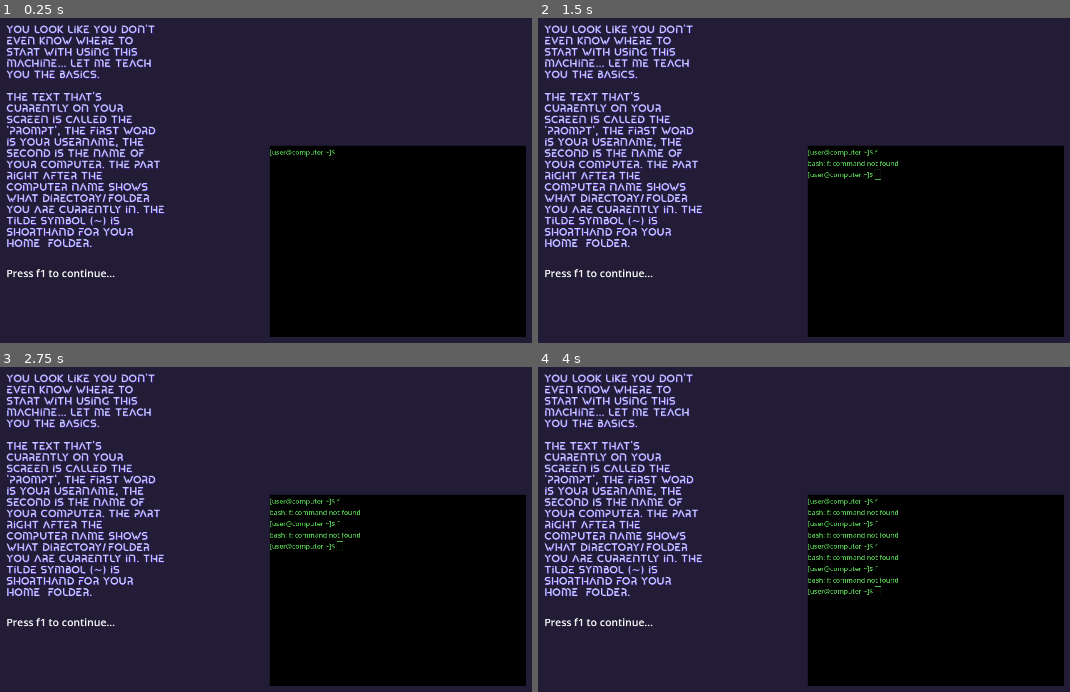
Above: before the commit, frames 1-4 (two rows, left to right).
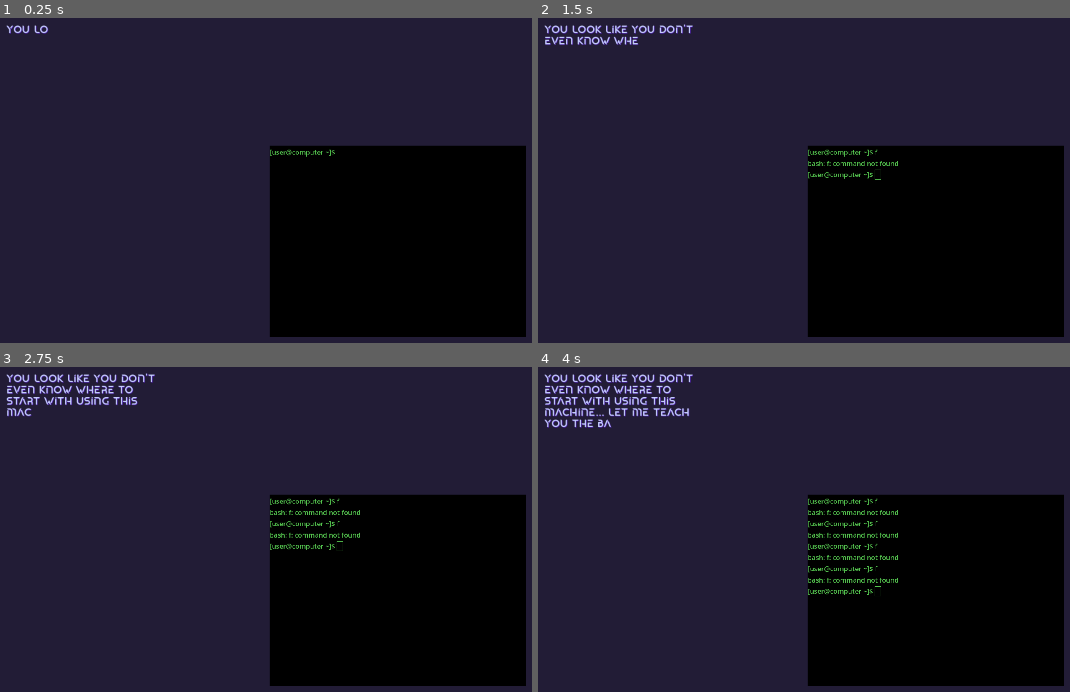
Above: after the commit, the same moments.

Repository: bunnybunnybun/The-Resistance
Game: Godot game, scene res://scenes/LearningTheBasics.tscn
Same seed, same stepped clock (60 frames per second), same inputs: the game is played once before the commit and once after it. This scene is started directly instead of the project's main scene.
Inputs (mouse positions are in pixels of both pictures, inside the frame that each line leads up to):
- Up to frame 1 (0.25 s): no input
- Up to frame 2 (1.5 s): tap F at 0.5, 1.25 s; hold Right 0.53-1.28 s; tap Enter at 0.6, 1.35 s; click (937, 242) at 0.67 s; move the mouse to (623, 148) at 1.27 s; hold Down from 1.28 s (still down); click (623, 148) at 1.42 s
- Up to frame 3 (2.75 s): tap F at 2 s; move the mouse to (478, 490) at 2.02 s; release Down at 2.03 s; hold Right from 2.03 s (still down); tap Alt at 2.1 s; tap Enter at 2.3 s
- Up to frame 4 (4 s): tap F at 2.75, 3.5 s; move the mouse to (894, 679) at 2.77 s; release Right at 2.78 s; hold Up 2.78-3.53 s; tap Shift at 2.85 s; click (894, 679) at 2.92 s; tap Enter at 3.05, 3.6 s; move the mouse to (outside the picture) at 3.52 s; hold Left from 3.53 s (still down)

The runs differ from the first frame. In frame 1, 7.2% of the frame differs, in the area x 1-32%, y 1-80%; in frame 2, 6.6%; in frame 3, 6.1%; in frame 4, 5.5%.
Error before the commit: Parse Error: Invalid numeric notation. (res://scenes/rich_text_label.gd:34)

Commit message:
Added pwd command, fixed typo in the intro dialog's code, fixed 'cd ..' command removing the / from the beginning of current directory path.

Diff:
--- a/scenes/rich_text_label.gd
+++ b/scenes/rich_text_label.gd
@@ -31,7 +31,7 @@
 		if current_dialog == "1":
 			current_dialog = "2"
 			label.text = "Speaking of directories, let's see what's [i]inside[/i] the current directory. You can do this by using the command 'ls'. It will print the names of all folders and files within the current directory."
-			var tween_speed: float = text.length()*0.04s
+			var tween_speed: float = text.length()*0.04
 			var tween = create_tween()
 			tween.set_trans(Tween.TRANS_LINEAR)
 			tween.tween_property(label, "visible_ratio", 1.0, tween_speed)
--- a/scenes/text_edit.gd
+++ b/scenes/text_edit.gd
@@ -60,7 +60,11 @@
 
 			for part in path_parts:
 				if not current.has(part):
-					text_edit.text += "No such file or directory"
+					text_edit.text += "\nNo such file or directory"
+					text_edit.text = text_edit.text + "\n[user@computer ~]$ "
+					var last_line = text_edit.get_line_count() - 1
+					text_edit.set_caret_line(last_line)
+					text_edit.set_caret_column(text_edit.get_line(last_line).length())
 					return
 				current = current[part]
 
@@ -87,13 +91,19 @@
 					if arg == "..":
 						path_parts.remove_at(path_parts.size() - 1)
 					elif arg == "../..":
-						path_parts.remove_at(path_parts.size() - 2)
+						path_parts.remove_at(path_parts.size() - 1)
+						path_parts.remove_at(path_parts.size() - 1)
 					elif arg == "../../..":
-						path_parts.remove_at(path_parts.size() - 3)
+						path_parts.remove_at(path_parts.size() - 1)
+						path_parts.remove_at(path_parts.size() - 1)
+						path_parts.remove_at(path_parts.size() - 1)
 					elif arg == "../../../..":
-						path_parts.remove_at(path_parts.size() - 4)
+						path_parts.remove_at(path_parts.size() - 1)
+						path_parts.remove_at(path_parts.size() - 1)
+						path_parts.remove_at(path_parts.size() - 1)
+						path_parts.remove_at(path_parts.size() - 1)
 
-				current_path = "/".join(path_parts) if path_parts.size() > 0 else "/"
+				current_path = "/" + "/".join(path_parts) if path_parts.size() > 0 else "/"
 				print(current_path)
 			elif arg.begins_with("/"):
 				new_path = arg
@@ -169,6 +179,8 @@
 
 			if arg:
 				current.erase(arg)
+		elif command == "pwd":
+			text_edit.text += "\n" + current_path
 		elif command == "":
 			null
 		else:
